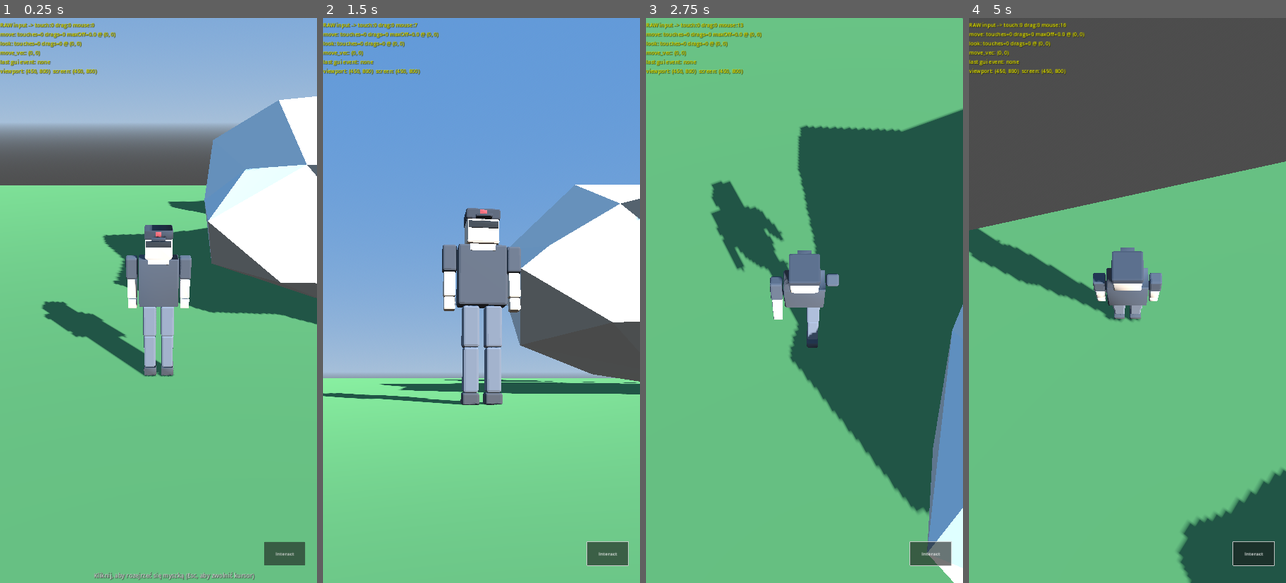
Above: before the commit, frames 1-4 (left to right).
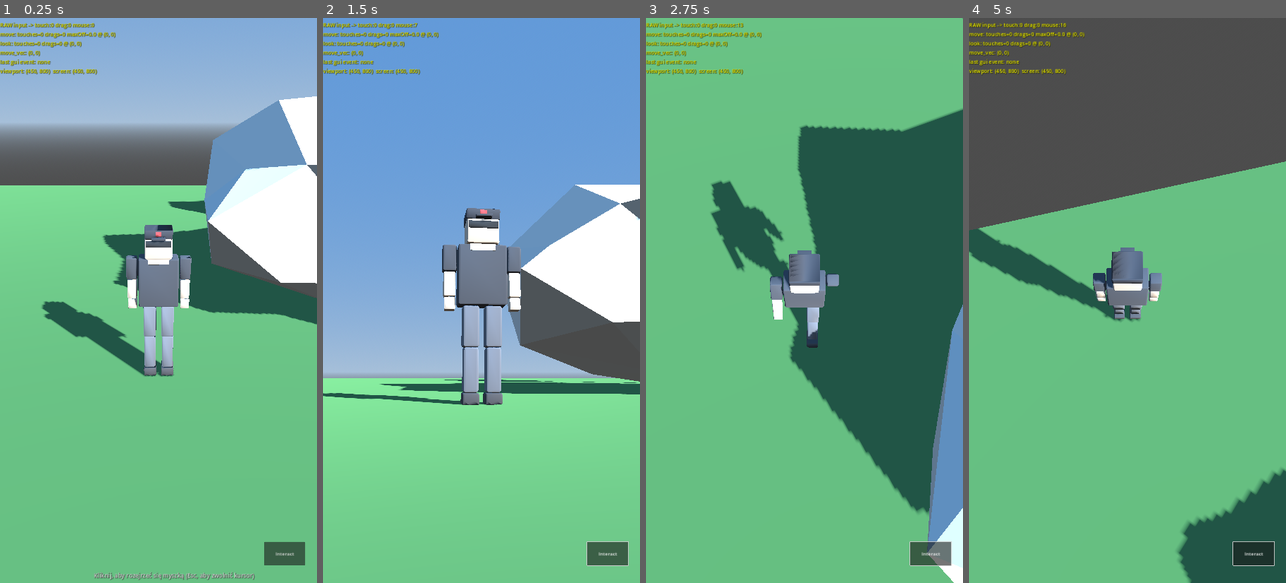
Above: after the commit, the same moments.

Repository: parpocel/Gra
Game: Godot game, scene res://scenes/World.tscn
Same seed, same stepped clock (60 frames per second), same inputs: the game is played once before the commit and once after it.
Inputs (mouse positions are in pixels of both pictures, inside the frame that each line leads up to):
- Up to frame 1 (0.25 s): no input
- Up to frame 2 (1.5 s): click "Interact" at 0.5 s; tap Enter at 1.25 s; drag from (481, 300) to (513, 176) at 1.27 s
- Up to frame 3 (2.75 s): move the mouse to (788, 300) at 2.02 s; hold W (move_forward) from 2.03 s (still down); tap E (interact) at 2.1 s
- Up to frame 4 (5 s): keep holding W (move_forward); move the mouse to (1133, 289) at 2.77 s; tap E (interact) at 2.85, 3.6, 4.35 s; move the mouse to (1124, 311) at 3.52 s; move the mouse to (1152, 306) at 4.27 s

The runs differ from the first frame. In frame 1, 0.3% of the frame differs, in the area x 20-61%, y 36-64%; in frame 2, less than 0.1%; in frame 3, 0.2%; in frame 4, 0.4%, in the area x 38-61%, y 41-54%.

Commit message:
Decouple mouse-look from touch detection; denser character mesh
Camera still wasn't rotating on some desktops (reported on Windows)
even after the click-to-capture fix. Root cause: the gate relied on
DisplayServer.is_touchscreen_available(), which reports true on any
Windows machine with a touch digitizer - common on laptops - even
when the user has no intention of touching the screen. That made the
click handler skip capturing the mouse entirely, and hid the
click-to-look hint.

Fixed by disabling input_devices/pointing/emulate_mouse_from_touch,
so real touch never synthesizes mouse events, and dropping the
touchscreen gate on mouse capture entirely - a genuine
InputEventMouseButton now always requests pointer lock, regardless
of what the device claims to support. Touch dragging and mouse-look
can no longer interfere with each other since they're driven by
disjoint event types. click_hint.gd no longer keys visibility off
touchscreen detection either; it just hides on capture or after a
timeout. Verified headless: mouse-look and touch-drag both still
work correctly and independently after the change.

Also bumped the character's bevel modifier from 2 to 4 segments
(~2160 -> ~6000 polygons) for a noticeably more faceted look, per
request for a denser mesh.

Co-Authored-By: Claude Sonnet 5 <noreply@anthropic.com>
Claude-Session: https://claude.ai/code/session_01DTqVLqPwuisfZzEYdZabaj

Diff:
--- a/project.godot
+++ b/project.godot
@@ -55,6 +55,10 @@
 ]
 }
 
+[input_devices]
+
+pointing/emulate_mouse_from_touch=false
+
 [rendering]
 
 renderer/rendering_method="mobile"
--- a/scripts/click_hint.gd
+++ b/scripts/click_hint.gd
@@ -1,10 +1,16 @@
 extends Label
 
+const AUTO_HIDE_AFTER := 6.0
 
-func _ready() -> void:
-	visible = not DisplayServer.is_touchscreen_available()
+var _age := 0.0
 
 
-func _process(_delta: float) -> void:
-	if visible and Input.mouse_mode == Input.MOUSE_MODE_CAPTURED:
+func _process(delta: float) -> void:
+	if not visible:
+		return
+	if Input.mouse_mode == Input.MOUSE_MODE_CAPTURED:
 		visible = false
+		return
+	_age += delta
+	if _age > AUTO_HIDE_AFTER:
+		visible = false
--- a/scripts/touch_input.gd
+++ b/scripts/touch_input.gd
@@ -19,7 +19,7 @@
 	elif event is InputEventMouseMotion and Input.mouse_mode == Input.MOUSE_MODE_CAPTURED:
 		MobileInput.add_look_delta(event.relative)
 	elif event is InputEventMouseButton and event.pressed:
-		if not DisplayServer.is_touchscreen_available() and Input.mouse_mode != Input.MOUSE_MODE_CAPTURED:
+		if Input.mouse_mode != Input.MOUSE_MODE_CAPTURED:
 			Input.mouse_mode = Input.MOUSE_MODE_CAPTURED
 
 
Binary file changed: assets/models/character.glb
Not shown, changed: tools/blender/generate_character.py
